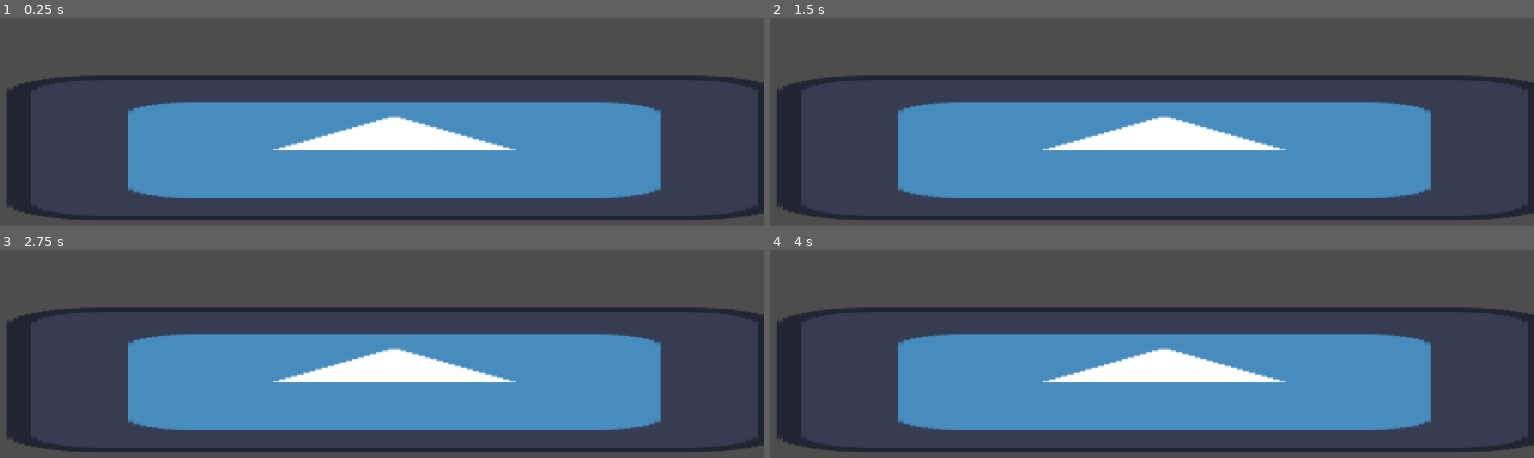
Above: before the commit, frames 1-4 (two rows, left to right).
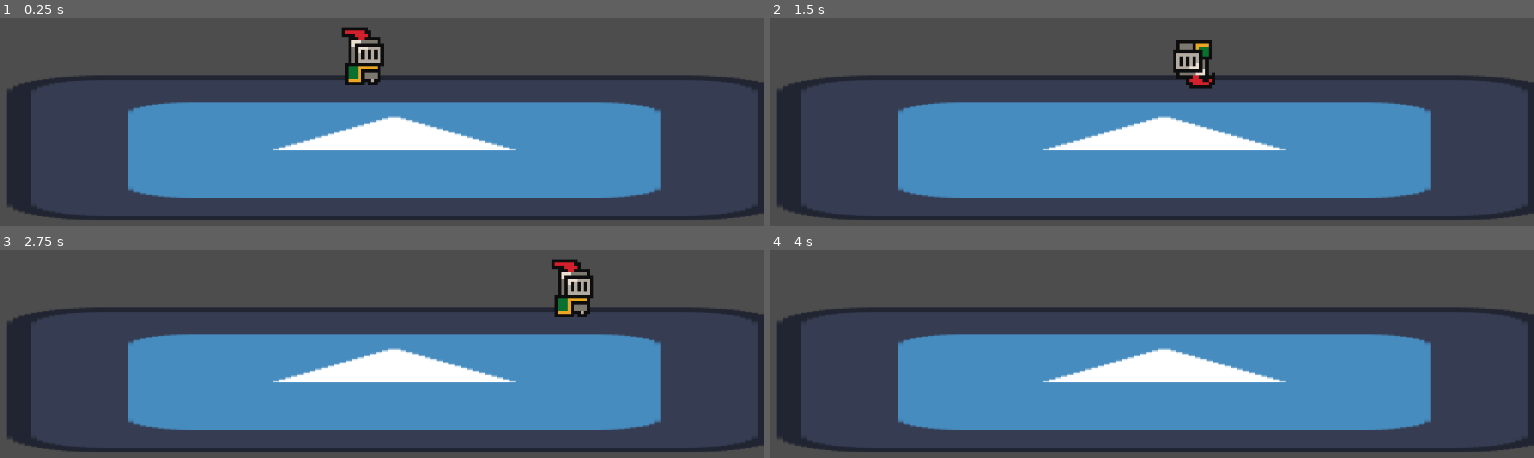
Above: after the commit, the same moments.

Repository: jible/Platform-fighter
Game: Godot game, scene res://scenes/test_scene.tscn
Two runs of this game, one before a commit and one after it. Both use one fixed random seed, a clock stepped at 60 frames per second and the inputs below. The project has no main scene, so this scene is started directly. The engine's default icon, where the game draws it, is replaced by a stand-in: a white triangle on a blue panel in a dark square.
Inputs:
- Up to frame 1 (0.25 s): no input
- Up to frame 2 (1.5 s): tap Enter at 0.5 s; hold D (move_right) from 0.53 s (still down); tap E (attack) at 0.6 s; tap Space (jump) at 0.77 s; tap Shift (dash) at 1.35 s
- Up to frame 3 (2.75 s): tap Space (jump) at 1.52 s; release D (move_right) at 2.03 s; hold A (move_left) from 2.03 s (still down); tap E (attack) at 2.1 s
- Up to frame 4 (4 s): release A (move_left) at 2.78 s; hold D (move_right) from 2.78 s (still down); tap Shift (dash) at 2.85 s; tap Space (jump) at 3.02, 3.77 s; tap E (attack) at 3.6 s

The runs differ from the first frame. In frame 1, 1.2% of the frame differs, in the area x 44-51%, y 4-33%; in frame 2, 1.0%; in frame 3, 1.2%, in the area x 72-78%, y 4-33%; in frame 4, nothing differs.

Commit message:
character inheritance refactor
Test character now extends base character.

Took a lot of edits since I accidentally added sprite frames base character's animated sprite 2d/sprite manager, so it was giving random editor errors.

Diff:
--- a/platform-fighter/characters/base_character.tscn
+++ b/platform-fighter/characters/base_character.tscn
@@ -19,181 +19,6 @@
 [ext_resource type="Script" uid="uid://l3olgavpcsgr" path="res://components/for_characters/reference_server.gd" id="18_hcpvk"]
 
 [sub_resource type="CircleShape2D" id="CircleShape2D_vnujj"]
-
-[sub_resource type="Animation" id="Animation_rq2if"]
-loop_mode = 1
-tracks/0/type = "value"
-tracks/0/imported = false
-tracks/0/enabled = true
-tracks/0/path = NodePath("SpriteManager:animation")
-tracks/0/interp = 0
-tracks/0/loop_wrap = true
-tracks/0/keys = {
-"times": PackedFloat32Array(0),
-"transitions": PackedFloat32Array(1),
-"update": 1,
-"values": ["Aerial"]
-}
-tracks/1/type = "value"
-tracks/1/imported = false
-tracks/1/enabled = true
-tracks/1/path = NodePath("SpriteManager:frame")
-tracks/1/interp = 0
-tracks/1/loop_wrap = false
-tracks/1/keys = {
-"times": PackedFloat32Array(0, 0.2, 0.4, 0.6, 0.8),
-"transitions": PackedFloat32Array(1, 1, 1, 1, 1),
-"update": 1,
-"values": [0, 1, 2, 3, 4]
-}
-
-[sub_resource type="Animation" id="Animation_hcpvk"]
-length = 0.25
-tracks/0/type = "value"
-tracks/0/imported = false
-tracks/0/enabled = true
-tracks/0/path = NodePath("SpriteManager:animation")
-tracks/0/interp = 0
-tracks/0/loop_wrap = true
-tracks/0/keys = {
-"times": PackedFloat32Array(0),
-"transitions": PackedFloat32Array(1),
-"update": 1,
-"values": ["Dash"]
-}
-tracks/1/type = "value"
-tracks/1/imported = false
-tracks/1/enabled = true
-tracks/1/path = NodePath("SpriteManager:frame")
-tracks/1/interp = 0
-tracks/1/loop_wrap = false
-tracks/1/keys = {
-"times": PackedFloat32Array(0, 0.05, 0.1, 0.15, 0.2),
-"transitions": PackedFloat32Array(1, 1, 1, 1, 1),
-"update": 1,
-"values": [0, 1, 2, 3, 4]
-}
-
-[sub_resource type="Animation" id="Animation_cgfyo"]
-length = 0.8
-loop_mode = 1
-tracks/0/type = "value"
-tracks/0/imported = false
-tracks/0/enabled = true
-tracks/0/path = NodePath("SpriteManager:animation")
-tracks/0/interp = 0
-tracks/0/loop_wrap = true
-tracks/0/keys = {
-"times": PackedFloat32Array(0),
-"transitions": PackedFloat32Array(1),
-"update": 1,
-"values": ["Idle"]
-}
-tracks/1/type = "value"
-tracks/1/imported = false
-tracks/1/enabled = true
-tracks/1/path = NodePath("SpriteManager:frame")
-tracks/1/interp = 0
-tracks/1/loop_wrap = false
-tracks/1/keys = {
-"times": PackedFloat32Array(0, 0.2, 0.4, 0.6),
-"transitions": PackedFloat32Array(1, 1, 1, 1),
-"update": 1,
-"values": [0, 1, 2, 3]
-}
-
-[sub_resource type="Animation" id="Animation_nf1us"]
-length = 0.5
-loop_mode = 1
-tracks/0/type = "value"
-tracks/0/imported = false
-tracks/0/enabled = true
-tracks/0/path = NodePath("SpriteManager:animation")
-tracks/0/interp = 0
-tracks/0/loop_wrap = true
-tracks/0/keys = {
-"times": PackedFloat32Array(0),
-"transitions": PackedFloat32Array(1),
-"update": 1,
-"values": ["Jump"]
-}
-tracks/1/type = "value"
-tracks/1/imported = false
-tracks/1/enabled = true
-tracks/1/path = NodePath("SpriteManager:frame")
-tracks/1/interp = 0
-tracks/1/loop_wrap = false
-tracks/1/keys = {
-"times": PackedFloat32Array(0, 0.125, 0.25, 0.375),
-"transitions": PackedFloat32Array(1, 1, 1, 1),
-"update": 1,
-"values": [0, 1, 2, 3]
-}
-
-[sub_resource type="Animation" id="Animation_acq6v"]
-length = 0.7
-tracks/0/type = "value"
-tracks/0/imported = false
-tracks/0/enabled = true
-tracks/0/path = NodePath("SpriteManager:animation")
-tracks/0/interp = 0
-tracks/0/loop_wrap = true
-tracks/0/keys = {
-"times": PackedFloat32Array(0),
-"transitions": PackedFloat32Array(1),
-"update": 1,
-"values": ["Punch"]
-}
-tracks/1/type = "value"
-tracks/1/imported = false
-tracks/1/enabled = true
-tracks/1/path = NodePath("SpriteManager:frame")
-tracks/1/interp = 0
-tracks/1/loop_wrap = false
-tracks/1/keys = {
-"times": PackedFloat32Array(0, 0.1, 0.2, 0.3, 0.4, 0.5, 0.6),
-"transitions": PackedFloat32Array(1, 1, 1, 1, 1, 1, 1),
-"update": 1,
-"values": [0, 1, 2, 3, 4, 5, 6]
-}
-
-[sub_resource type="Animation" id="Animation_mymr4"]
-length = 2.0
-loop_mode = 1
-tracks/0/type = "value"
-tracks/0/imported = false
-tracks/0/enabled = true
-tracks/0/path = NodePath("SpriteManager:animation")
-tracks/0/interp = 0
-tracks/0/loop_wrap = true
-tracks/0/keys = {
-"times": PackedFloat32Array(0),
-"transitions": PackedFloat32Array(1),
-"update": 1,
-"values": ["Walk"]
-}
-tracks/1/type = "value"
-tracks/1/imported = false
-tracks/1/enabled = true
-tracks/1/path = NodePath("SpriteManager:frame")
-tracks/1/interp = 0
-tracks/1/loop_wrap = false
-tracks/1/keys = {
-"times": PackedFloat32Array(0, 0.125, 0.25, 0.375, 0.5, 0.625, 0.75, 0.875, 1, 1.125, 1.25, 1.375, 1.5, 1.625, 1.75, 1.875),
-"transitions": PackedFloat32Array(1, 1, 1, 1, 1, 1, 1, 1, 1, 1, 1, 1, 1, 1, 1, 1),
-"update": 1,
-"values": [0, 1, 2, 3, 4, 5, 6, 7, 8, 9, 10, 11, 12, 13, 14, 15]
-}
-
-[sub_resource type="AnimationLibrary" id="AnimationLibrary_hcpvk"]
-_data = {
-&"Aerial": SubResource("Animation_rq2if"),
-&"Dash": SubResource("Animation_hcpvk"),
-&"Idle": SubResource("Animation_cgfyo"),
-&"Jump": SubResource("Animation_nf1us"),
-&"Punch": SubResource("Animation_acq6v"),
-&"Walk": SubResource("Animation_mymr4")
-}
 
 [node name="BaseCharacter" type="Node2D"]
 scale = Vector2(15, 15)
@@ -295,9 +120,6 @@
 metadata/_custom_type_script = "uid://cmitgdh8qbd2q"
 
 [node name="AnimationPlayer" type="AnimationPlayer" parent="."]
-libraries = {
-&"": SubResource("AnimationLibrary_hcpvk")
-}
 script = ExtResource("17_iht17")
 
 [node name="Tools" type="Node" parent="."]
--- a/platform-fighter/characters/test_character/test_character.tscn
+++ b/platform-fighter/characters/test_character/test_character.tscn
@@ -1,17 +1,16 @@
-[gd_scene load_steps=16 format=3 uid="uid://dma25oxwib2o8"]
-
-[ext_resource type="PackedScene" uid="uid://e6cxo5jrheb1" path="res://characters/base_character.tscn" id="1_3tpjq"]
-[ext_resource type="SpriteFrames" uid="uid://dudspqa3diyk5" path="res://assets/spriteframes/test_character.tres" id="2_764ya"]
-[ext_resource type="Script" uid="uid://4un0nbayrgqj" path="res://characters/test_character/behaviors/punch_behavior.gd" id="2_d86wp"]
-[ext_resource type="Script" uid="uid://dd0ll38lrhwll" path="res://characters/test_character/states/punch.gd" id="3_8xi0h"]
-[ext_resource type="Script" uid="uid://db3qdsst0ai6x" path="res://components/for_characters/hitbox_hurtbox/hitbox.gd" id="5_7in2u"]
-
-[sub_resource type="CircleShape2D" id="CircleShape2D_ey8be"]
+[gd_scene load_steps=14 format=3 uid="uid://dy4tuhm6pr8b3"]
+
+[ext_resource type="PackedScene" uid="uid://e6cxo5jrheb1" path="res://characters/base_character.tscn" id="1_ka262"]
+[ext_resource type="Script" uid="uid://4un0nbayrgqj" path="res://characters/test_character/behaviors/punch_behavior.gd" id="2_ka262"]
+[ext_resource type="SpriteFrames" uid="uid://dudspqa3diyk5" path="res://assets/spriteframes/test_character.tres" id="3_6ropc"]
+[ext_resource type="Script" uid="uid://dd0ll38lrhwll" path="res://characters/test_character/states/punch.gd" id="3_cu1ws"]
+[ext_resource type="Script" uid="uid://db3qdsst0ai6x" path="res://components/for_characters/hitbox_hurtbox/hitbox.gd" id="4_ka262"]
+
+[sub_resource type="CircleShape2D" id="CircleShape2D_ojpq0"]
 radius = 5.46829
 
-[sub_resource type="Animation" id="Animation_764ya"]
-loop_mode = 1
-step = 0.0166667
+[sub_resource type="Animation" id="Animation_d86wp"]
+loop_mode = 1
 tracks/0/type = "value"
 tracks/0/imported = false
 tracks/0/enabled = true
@@ -120,16 +119,40 @@
 "values": [0, 1, 2, 3]
 }
 
-[sub_resource type="Animation" id="Animation_d86wp"]
-length = 1.4
-tracks/0/type = "method"
-tracks/0/imported = false
-tracks/0/enabled = true
-tracks/0/path = NodePath("SpriteManager/StateMachine/Punch/Hitbox")
-tracks/0/interp = 1
-tracks/0/loop_wrap = true
-tracks/0/keys = {
-"times": PackedFloat32Array(0.6, 1.06667),
+[sub_resource type="Animation" id="Animation_h1f64"]
+length = 0.7
+tracks/0/type = "value"
+tracks/0/imported = false
+tracks/0/enabled = true
+tracks/0/path = NodePath("SpriteManager:animation")
+tracks/0/interp = 0
+tracks/0/loop_wrap = true
+tracks/0/keys = {
+"times": PackedFloat32Array(0),
+"transitions": PackedFloat32Array(1),
+"update": 1,
+"values": ["Punch"]
+}
+tracks/1/type = "value"
+tracks/1/imported = false
+tracks/1/enabled = true
+tracks/1/path = NodePath("SpriteManager:frame")
+tracks/1/interp = 0
+tracks/1/loop_wrap = false
+tracks/1/keys = {
+"times": PackedFloat32Array(0, 0.1, 0.2, 0.3, 0.4, 0.5, 0.6),
+"transitions": PackedFloat32Array(1, 1, 1, 1, 1, 1, 1),
+"update": 1,
+"values": [0, 1, 2, 3, 4, 5, 6]
+}
+tracks/2/type = "method"
+tracks/2/imported = false
+tracks/2/enabled = true
+tracks/2/path = NodePath("SpriteManager/StateMachine/Punch/Hitbox")
+tracks/2/interp = 1
+tracks/2/loop_wrap = true
+tracks/2/keys = {
+"times": PackedFloat32Array(0.3, 0.5),
 "transitions": PackedFloat32Array(1, 1),
 "values": [{
 "args": [],
@@ -139,35 +162,8 @@
 "method": &"turn_off"
 }]
 }
-tracks/1/type = "value"
-tracks/1/imported = false
-tracks/1/enabled = true
-tracks/1/path = NodePath("SpriteManager:animation")
-tracks/1/interp = 0
-tracks/1/loop_wrap = true
-tracks/1/keys = {
-"times": PackedFloat32Array(0),
-"transitions": PackedFloat32Array(1),
-"update": 1,
-"values": ["Punch"]
-}
-tracks/2/type = "value"
-tracks/2/imported = false
-tracks/2/enabled = true
-tracks/2/path = NodePath("SpriteManager:frame")
-tracks/2/interp = 0
-tracks/2/loop_wrap = false
-tracks/2/keys = {
-"times": PackedFloat32Array(0, 0.2, 0.4, 0.6, 0.8, 1, 1.2),
-"transitions": PackedFloat32Array(1, 1, 1, 1, 1, 1, 1),
-"update": 1,
-"values": [0, 1, 2, 3, 4, 5, 6]
-}
-
-[sub_resource type="Animation" id="Animation_qsrvy"]
-length = 0.001
-
-[sub_resource type="Animation" id="Animation_6d3jd"]
+
+[sub_resource type="Animation" id="Animation_m32lo"]
 length = 2.0
 loop_mode = 1
 tracks/0/type = "value"
@@ -195,87 +191,50 @@
 "values": [0, 1, 2, 3, 4, 5, 6, 7, 8, 9, 10, 11, 12, 13, 14, 15]
 }
 
-[sub_resource type="Animation" id="Animation_ktjrq"]
-length = 0.001
-loop_mode = 1
-tracks/0/type = "value"
-tracks/0/imported = false
-tracks/0/enabled = true
-tracks/0/path = NodePath("SpriteManager:animation")
-tracks/0/interp = 0
-tracks/0/loop_wrap = true
-tracks/0/keys = {
-"times": PackedFloat32Array(0),
-"transitions": PackedFloat32Array(1),
-"update": 1,
-"values": ["new_animation"]
-}
-tracks/1/type = "value"
-tracks/1/imported = false
-tracks/1/enabled = true
-tracks/1/path = NodePath("SpriteManager:frame")
-tracks/1/interp = 0
-tracks/1/loop_wrap = false
-tracks/1/keys = {
-"times": PackedFloat32Array(),
-"transitions": PackedFloat32Array(),
-"update": 1,
-"values": []
-}
-
-[sub_resource type="AnimationLibrary" id="AnimationLibrary_qsrvy"]
+[sub_resource type="AnimationLibrary" id="AnimationLibrary_kwm21"]
 _data = {
-&"Aerial": SubResource("Animation_764ya"),
-&"Dash": SubResource("Animation_y35ey"),
-&"Idle": SubResource("Animation_6t7nn"),
-&"Jump": SubResource("Animation_lj1d3"),
-&"Punch": SubResource("Animation_d86wp"),
-&"RESET": SubResource("Animation_qsrvy"),
-&"Walk": SubResource("Animation_6d3jd"),
-&"new_animation": SubResource("Animation_ktjrq")
-}
-
-[node name="TestCharacter" type="Node2D"]
-
-[node name="BaseCharacter" parent="." instance=ExtResource("1_3tpjq")]
-
-[node name="DashBehavior" parent="BaseCharacter/CharacterBody/BehaviorManager" index="2"]
-priority = 1
-
-[node name="PunchBehavior" type="Node" parent="BaseCharacter/CharacterBody/BehaviorManager" index="3" node_paths=PackedStringArray("base_character", "state_machine")]
-script = ExtResource("2_d86wp")
+&"Aerial": SubResource("Animation_d86wp"),
+&"Dash": SubResource("Animation_7in2u"),
+&"Idle": SubResource("Animation_ey8be"),
+&"Jump": SubResource("Animation_ktjrq"),
+&"Punch": SubResource("Animation_h1f64"),
+&"Walk": SubResource("Animation_m32lo")
+}
+
+[node name="BaseCharacter" instance=ExtResource("1_ka262")]
+
+[node name="PunchBehavior" type="Node" parent="CharacterBody/BehaviorManager" index="3" node_paths=PackedStringArray("base_character", "state_machine")]
+script = ExtResource("2_ka262")
 priority = 2
 valid_states = Array[String](["Idle", "Aerial", "Walk"])
 base_character = NodePath("../../..")
 state_machine = NodePath("../../../SpriteManager/StateMachine")
 metadata/_custom_type_script = "uid://ujvf0lqqpayc"
 
-[node name="SpriteManager" parent="BaseCharacter" index="1"]
-sprite_frames = ExtResource("2_764ya")
-animation = &"Aerial"
-
-[node name="Punch" type="Node2D" parent="BaseCharacter/SpriteManager/StateMachine" index="5" node_paths=PackedStringArray("base_character", "state_machine", "character_body")]
-script = ExtResource("3_8xi0h")
+[node name="SpriteManager" parent="." index="1"]
+sprite_frames = ExtResource("3_6ropc")
+animation = &"Punch"
+
+[node name="Punch" type="Node2D" parent="SpriteManager/StateMachine" index="5" node_paths=PackedStringArray("base_character", "state_machine", "character_body")]
+script = ExtResource("3_cu1ws")
 base_character = NodePath("../../..")
 state_machine = NodePath("..")
 character_body = NodePath("../../../CharacterBody")
 state_type = 2
 metadata/_custom_type_script = "uid://cmitgdh8qbd2q"
 
-[node name="Hitbox" type="Area2D" parent="BaseCharacter/SpriteManager/StateMachine/Punch" node_paths=PackedStringArray("base_character")]
+[node name="Hitbox" type="Area2D" parent="SpriteManager/StateMachine/Punch" index="0" node_paths=PackedStringArray("base_character")]
 monitoring = false
 monitorable = false
-script = ExtResource("5_7in2u")
+script = ExtResource("4_ka262")
 base_character = NodePath("../../../..")
 metadata/_custom_type_script = "uid://db3qdsst0ai6x"
 
-[node name="CollisionShape2D" type="CollisionShape2D" parent="BaseCharacter/SpriteManager/StateMachine/Punch/Hitbox"]
+[node name="CollisionShape2D" type="CollisionShape2D" parent="SpriteManager/StateMachine/Punch/Hitbox" index="0"]
 position = Vector2(16.5333, -2.46667)
-shape = SubResource("CircleShape2D_ey8be")
-
-[node name="AnimationPlayer" parent="BaseCharacter" index="2"]
+shape = SubResource("CircleShape2D_ojpq0")
+
+[node name="AnimationPlayer" parent="." index="2"]
 libraries = {
-&"": SubResource("AnimationLibrary_qsrvy")
-}
-
-[editable path="BaseCharacter"]
+&"": SubResource("AnimationLibrary_kwm21")
+}
--- a/platform-fighter/components/for_characters/animation_related/animation_player.gd
+++ b/platform-fighter/components/for_characters/animation_related/animation_player.gd
@@ -1,5 +1,4 @@
 extends AnimationPlayer
-
 
 
 func _on_state_machine_state_changed(new_state_node):
--- a/platform-fighter/components/for_characters/reference_server.gd
+++ b/platform-fighter/components/for_characters/reference_server.gd
@@ -19,7 +19,10 @@
 @export var animation_player: AnimationPlayer
 
 
-
+'''
+Note: After adding new nodes, you have to reload the scene in order for those nodes
+to be reached by this script.
+'''
 func serve_references():
 	propogate_references(base_character)
 	return
--- a/platform-fighter/scenes/test_character.tscn
+++ /dev/null
@@ -1,43 +0,0 @@
-[gd_scene load_steps=7 format=3 uid="uid://ds0ije06rtnoe"]
-
-[ext_resource type="PackedScene" uid="uid://e6cxo5jrheb1" path="res://characters/base_character.tscn" id="1_ka262"]
-[ext_resource type="Script" uid="uid://4un0nbayrgqj" path="res://characters/test_character/behaviors/punch_behavior.gd" id="2_ojpq0"]
-[ext_resource type="SpriteFrames" uid="uid://dudspqa3diyk5" path="res://assets/spriteframes/test_character.tres" id="3_6ropc"]
-[ext_resource type="Script" uid="uid://dd0ll38lrhwll" path="res://characters/test_character/states/punch.gd" id="4_8xbd0"]
-[ext_resource type="Script" uid="uid://db3qdsst0ai6x" path="res://components/for_characters/hitbox_hurtbox/hitbox.gd" id="5_f31ku"]
-
-[sub_resource type="CircleShape2D" id="CircleShape2D_iam3q"]
-radius = 5.46829
-
-[node name="TestCharacter" instance=ExtResource("1_ka262")]
-
-[node name="PunchBehavior" type="Node" parent="CharacterBody/BehaviorManager" index="3" node_paths=PackedStringArray("base_character", "state_machine")]
-script = ExtResource("2_ojpq0")
-priority = 2
-valid_states = Array[String](["Idle", "Aerial", "Walk"])
-base_character = NodePath("../../..")
-state_machine = NodePath("../../../SpriteManager/StateMachine")
-metadata/_custom_type_script = "uid://ujvf0lqqpayc"
-
-[node name="SpriteManager" parent="." index="1"]
-sprite_frames = ExtResource("3_6ropc")
-animation = &"Aerial"
-
-[node name="Punch" type="Node2D" parent="SpriteManager/StateMachine" index="5" node_paths=PackedStringArray("base_character", "state_machine", "character_body")]
-script = ExtResource("4_8xbd0")
-base_character = NodePath("../../..")
-state_machine = NodePath("..")
-character_body = NodePath("../../../CharacterBody")
-state_type = 2
-metadata/_custom_type_script = "uid://cmitgdh8qbd2q"
-
-[node name="Hitbox" type="Area2D" parent="SpriteManager/StateMachine/Punch" index="0" node_paths=PackedStringArray("base_character")]
-monitoring = false
-monitorable = false
-script = ExtResource("5_f31ku")
-base_character = NodePath("../../../..")
-metadata/_custom_type_script = "uid://db3qdsst0ai6x"
-
-[node name="CollisionShape2D" type="CollisionShape2D" parent="SpriteManager/StateMachine/Punch/Hitbox" index="0"]
-position = Vector2(16.5333, -2.46667)
-shape = SubResource("CircleShape2D_iam3q")
--- a/platform-fighter/scenes/test_scene.tscn
+++ b/platform-fighter/scenes/test_scene.tscn
@@ -1,9 +1,10 @@
-[gd_scene load_steps=7 format=3 uid="uid://bu3j6k8wggx17"]
+[gd_scene load_steps=8 format=3 uid="uid://bu3j6k8wggx17"]
 
 [ext_resource type="Texture2D" uid="uid://dtk1g11hitpmo" path="res://assets/images/icon.svg" id="1_j8ivh"]
 [ext_resource type="Script" uid="uid://cg5i8bu2gpf66" path="res://scenes/test_scene.gd" id="1_nd71p"]
 [ext_resource type="PackedScene" uid="uid://mbd7hr8paxe0" path="res://scenes/play_scene.tscn" id="3_qjeyg"]
 [ext_resource type="Script" uid="uid://bm3an7ro8eqsd" path="res://components/for_characters/hitbox_hurtbox/hurtbox.gd" id="4_7ddre"]
+[ext_resource type="PackedScene" uid="uid://dy4tuhm6pr8b3" path="res://characters/test_character/test_character.tscn" id="5_qjeyg"]
 
 [sub_resource type="RectangleShape2D" id="RectangleShape2D_7ddre"]
 size = Vector2(123, 120)
@@ -39,3 +40,5 @@
 [node name="CollisionShape2D" type="CollisionShape2D" parent="PlayScene/Hurtbox"]
 position = Vector2(1040, -355)
 shape = SubResource("CircleShape2D_qjeyg")
+
+[node name="BaseCharacter" parent="PlayScene" instance=ExtResource("5_qjeyg")]
Not shown: 1 places in platform-fighter/characters/base_character.tscn that only renumber resources
Not shown: 3 places in platform-fighter/characters/test_character/test_character.tscn that only renumber resources
